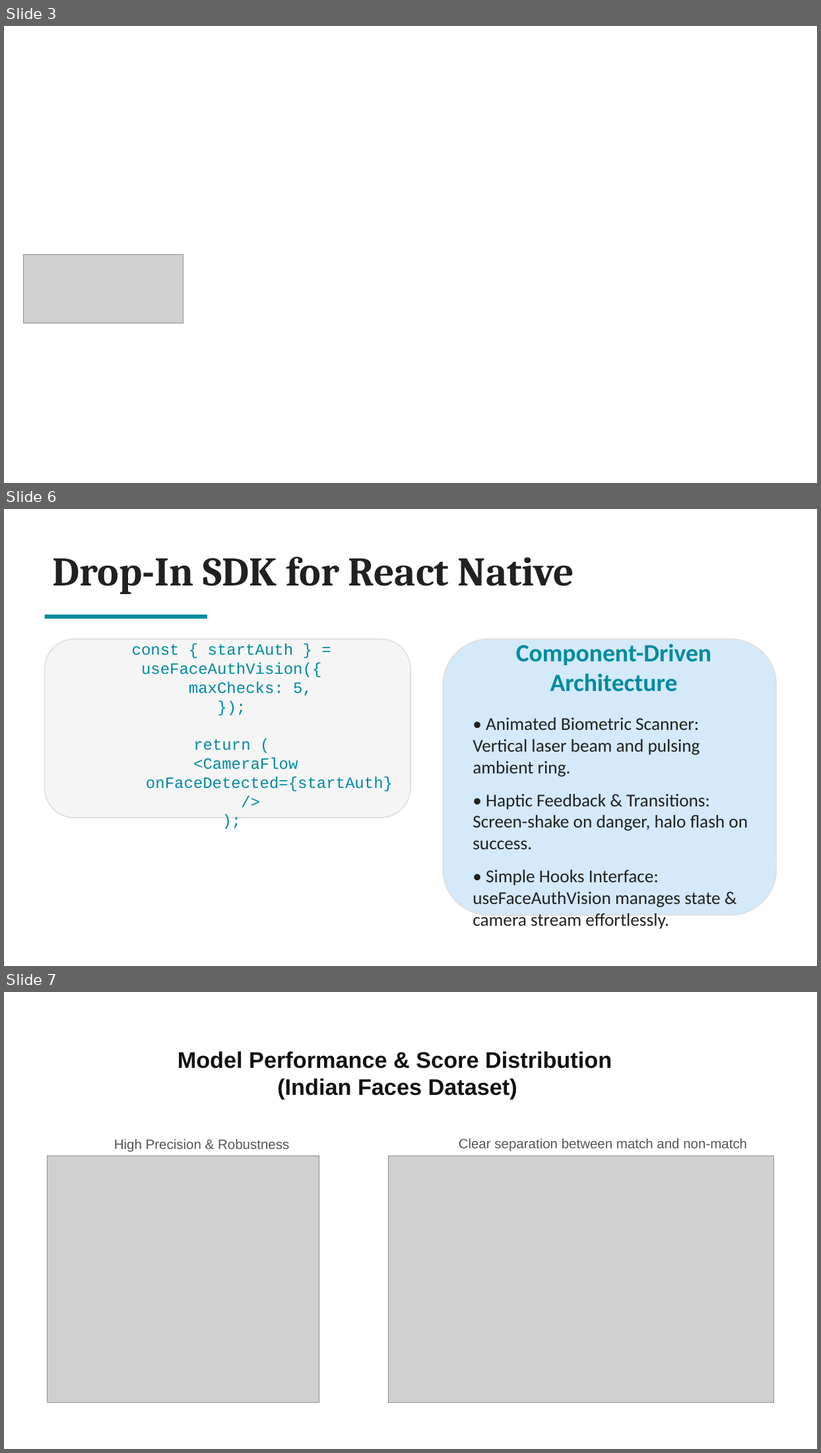
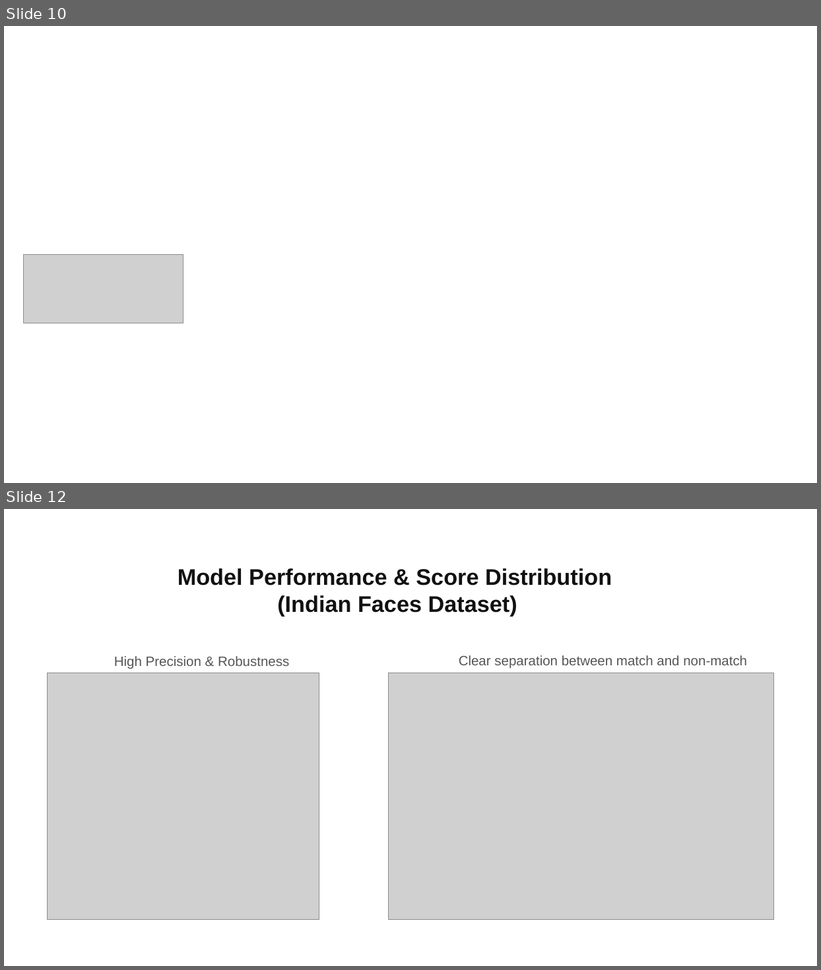
Before and after one commit to KRISHNA-BHAGAVAN/datalake-face-auth, a slide deck: NHAI_Hackathon_Pitch.pptx. Shown one above the other, each under a label of ours: slides 3, 6 and 7 before the commit, slides 10 and 12 after it; the slides between them are not shown. The pictures are 821x1453 and 821x970 pixels, drawn with LibreOffice and Linux fonts; fonts in the diff are those of the drawing; grey boxes stand for pictures; background and template pictures are left out. Boxes give left, top, right and bottom in pixels: in the first picture for what was removed or moved away, otherwise in the second. Text is boxed around its words. In the diff, an @@ line names an element or a change of style, - is before the commit and + after.

```diff
--- a/NHAI_Hackathon_Pitch.pptx
+++ b/NHAI_Hackathon_Pitch.pptx
@@ slide 6 removed at box(4, 509, 817, 966), background #FFFFFF @@
@@ text removed at box(53, 557, 574, 594) @@
-Drop-In SDK for React Native
@@ rectangle removed at box(45, 615, 207, 619) @@
@@ rounded rectangle removed at box(45, 639, 411, 818) @@
-const { startAuth } = useFaceAuthVision({
-maxChecks: 5,
-});
-return (
-<CameraFlow
-onFaceDetected={startAuth}
-/>
-);
@@ rounded rectangle removed at box(443, 639, 776, 916) @@
-Component-Driven Architecture
-• Animated Biometric Scanner: Vertical laser beam and pulsing ambient ring.
-• Haptic Feedback & Transitions: Screen-shake on danger, halo flash on success.
-• Simple Hooks Interface: useFaceAuthVision manages state & camera stream effortlessly.
@@ what was slide 3 is now slide 10 @@
@@ what was slide 7 is now slide 12 @@
```
Also in this commit, not shown: 7 slides added, 1 other slide removed.
